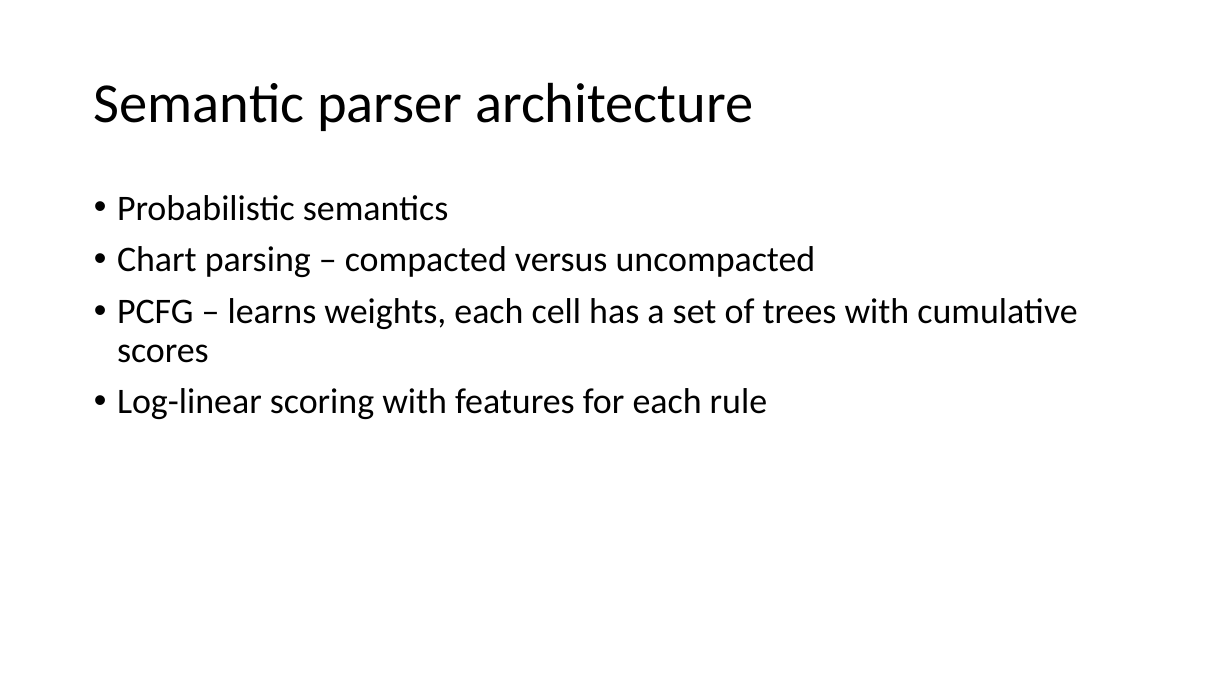
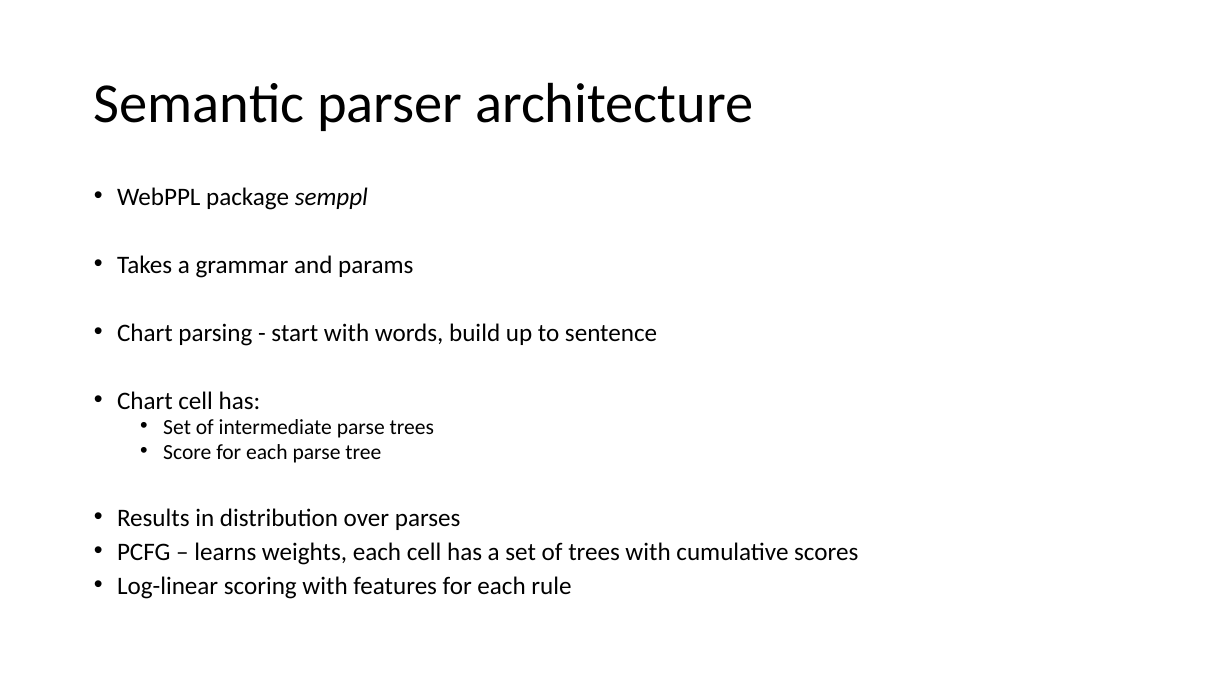
Before and after one commit to JsonFreeman/semppl, a slide deck: slide 8 of LabMeeting.pptx (slide 6 before the commit). Drawn at 1232x693 pixels with LibreOffice and Linux fonts; fonts in the diff are those of the drawing. Boxes give left, top, right and bottom in pixels: in the first picture for what was removed or moved away, otherwise in the second. Text is boxed around its words. In the diff, an @@ line names an element or a change of style, - is before the commit and + after.

```diff
--- a/LabMeeting.pptx
+++ b/LabMeeting.pptx
@@ text at (117,187,657,530): text changed; size 28 to 19.6 pt @@
-• Probabilistic semantics
-• Chart parsing – compacted versus uncompacted
+• WebPPL package semppl
+• Takes a grammar and params
+• Chart parsing - start with words, build up to sentence
+• Chart cell has:
+  • Set of intermediate parse trees
+  • Score for each parse tree
+• Results in distribution over parses
@@ text at (117,542,858,599): size 28 to 19.6 pt in "PCFG – learns weights, each cell has ...", "Log-linear scoring with features for each rule"; line spacing 0.9 to 0.7 @@
```
Also in this commit, not shown: 7 other slides changed, 4 slides added, 1 slide removed.
